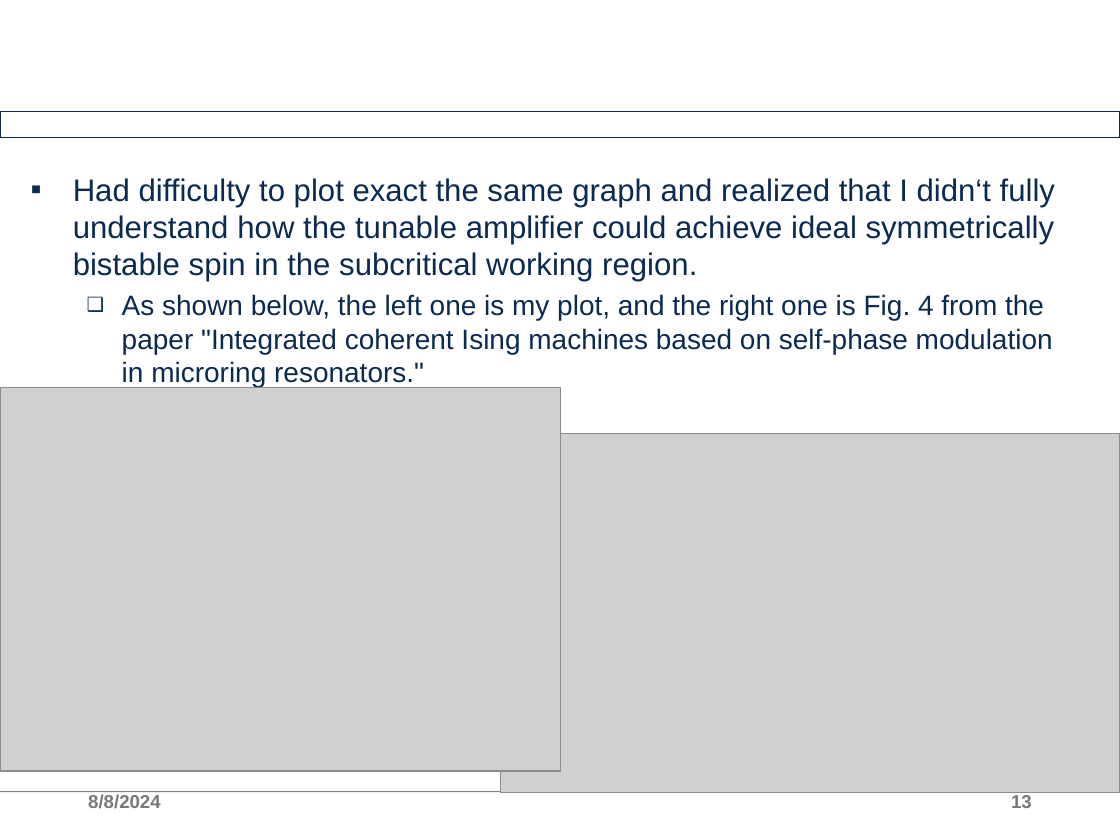
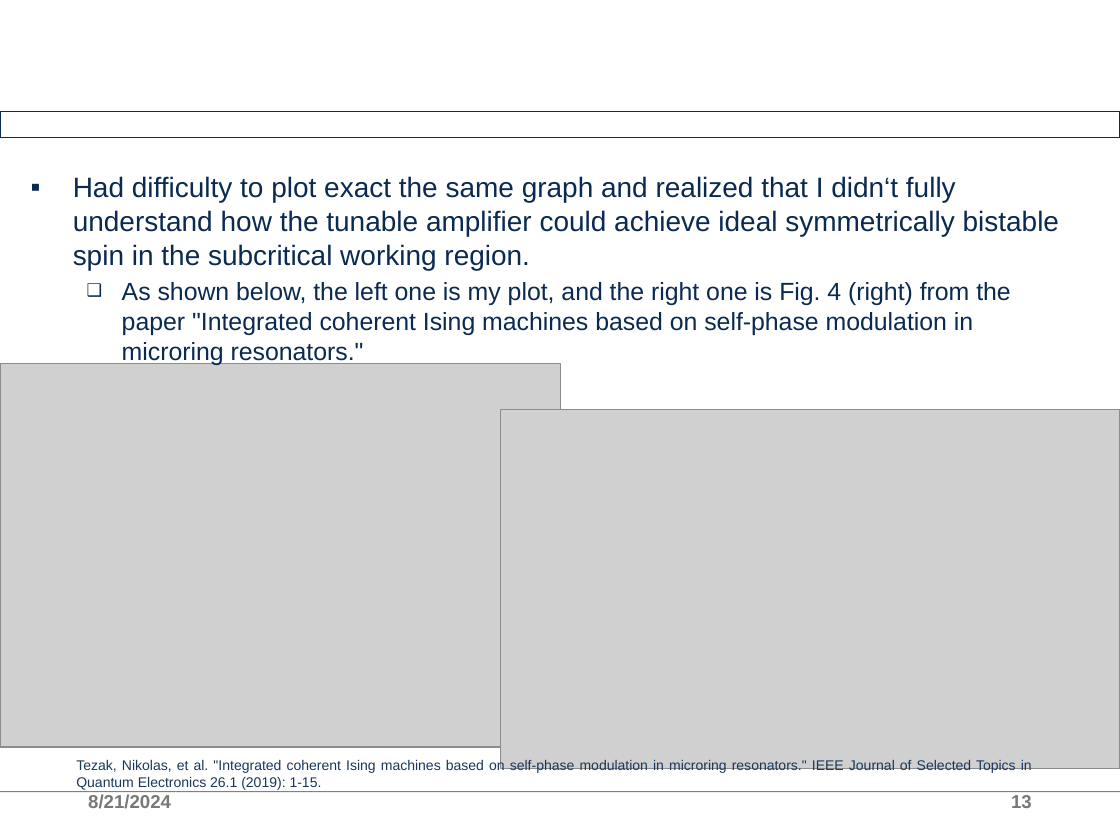
Before and after one commit to AllInCoffee/WHK_workplace, a slide deck: slide 13 of progress.pptx. Drawn at 1120x840 pixels with LibreOffice and Linux fonts; fonts in the diff are those of the drawing; grey boxes stand for pictures; background and template pictures are left out. Boxes give left, top, right and bottom in pixels: in the first picture for what was removed or moved away, otherwise in the second. Text is boxed around its words. In the diff, an @@ line names an element or a change of style, - is before the commit and + after.

Commit message:
update code for plotting Fig 4 of self-phase moddulation paper

```diff
--- a/progress.pptx
+++ b/progress.pptx
@@ text at <box>73,176,1059,270</box>: size 20 to 18 pt in "Had difficulty to plot exact the same ..." @@
@@ text at <box>122,282,1011,366</box>: text changed; size 18 to 16 pt @@
-  ❑ As shown below, the left one is my plot, and the right one is Fig. 4 from the paper "Integrated coherent Ising machines based on self-phase modulation in microring resonators."
+  ❑ As shown below, the left one is my plot, and the right one is Fig. 4 (right) from the paper "Integrated coherent Ising machines based on self-phase modulation in microring resonators."
@@ picture: place and size @@
-picture at <box>0,388,561,771</box>
+picture at <box>0,364,561,747</box>
@@ picture: place and size @@
-picture at <box>501,433,1120,793</box>
+picture at <box>501,409,1120,768</box>
@@ text added at <box>76,759,1032,790</box>, 9 pt, text #19375B @@
+Tezak, Nikolas, et al. "Integrated coherent Ising machines based on self-phase modulation in microring resonators." IEEE Journal of Selected Topics in Quantum Electronics 26.1 (2019): 1-15.
@@ text at <box>88,794,171,809</box>: text changed @@
-8/8/2024
+8/21/2024
```
Also in this commit, not shown: 13 other slides changed, 2 slides added, 4 other files.
